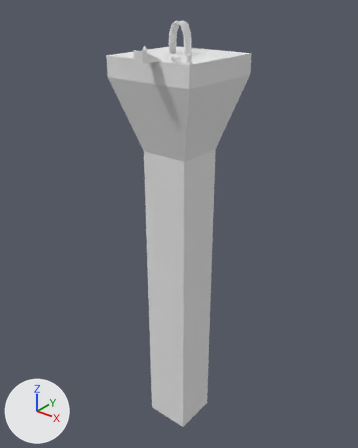
One commit to the Blender file Assets/World Objects/Blends/Dungeon/Dungeon_Platform.blend: the scene before it, then after it.
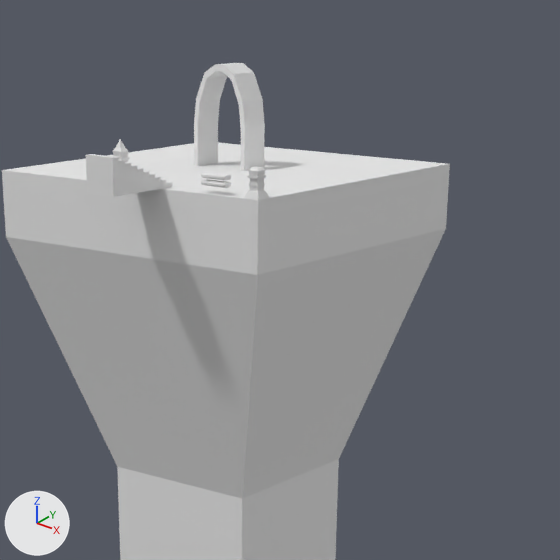
Each version is shown whole from a 50 mm camera at (31.4, -39.5, 6.2) aimed at (-0.5, 0.4, -18.5), then close up on the part from 30% to 80% of the width and 0% to 41% of the height. Lighting does not change. The marker at lower left points along +X, +Y and +Z.

In view in the first close-up: 'Arch', 'Ground', 'Rock_Fence', 'Rock_Pillar', 'Rock_Pillar._Tall', 'Stairs, Straight'.
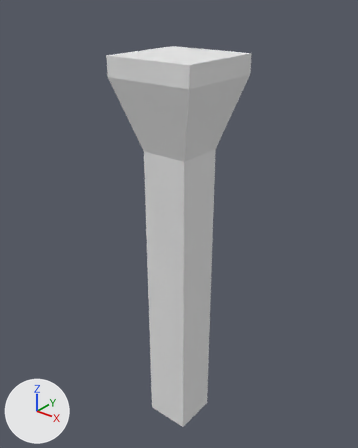
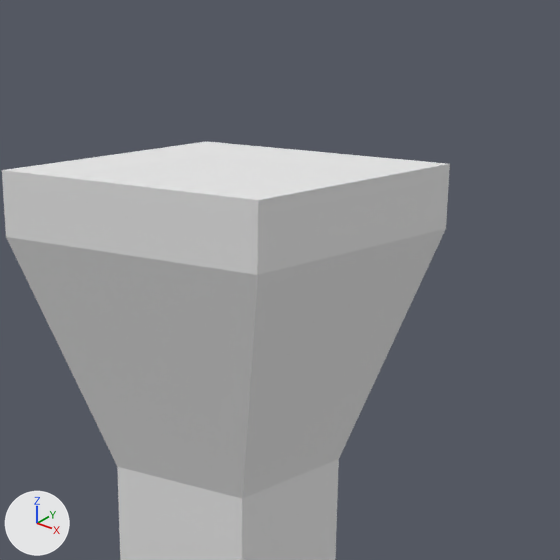
Commit message: More Dungeon Models Made

Boxes [x1, y1, x2, y2] around the edits, measured in the close-ups (560 x 560 px):
'Arch', deleted: before [194, 63, 265, 171]
'Stairs, Straight', deleted: before [85, 154, 173, 197]
'Rock_Pillar', deleted: before [244, 167, 269, 200]
'Rock_Fence', deleted: before [201, 172, 231, 188]
'Rock_Pillar._Tall', deleted: before [112, 139, 130, 162]

What the commit changed:
Object 'Rock_Pillar._Tall' (ob_rock_pillar__tall) is deleted.
Object 'Arch' (ob_arch) is deleted.
Object 'Stairs, Straight' (ob_stairs__straight) is deleted.
Object 'Rock_Pillar' (ob_rock_pillar) is deleted.
Object 'Rock_Fence' (ob_rock_fence) is deleted.
